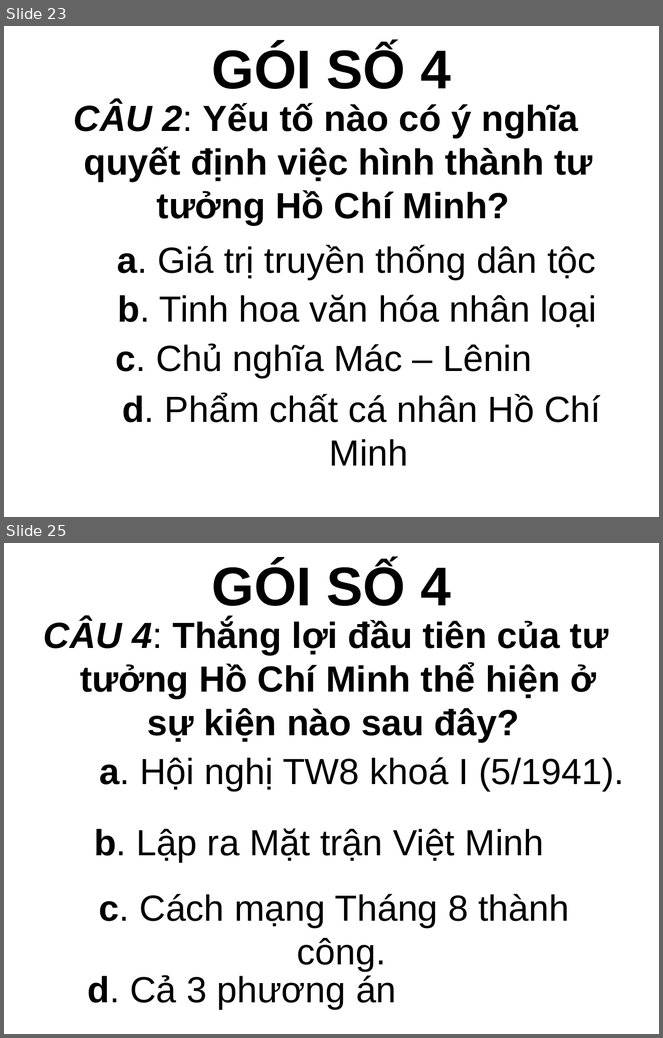
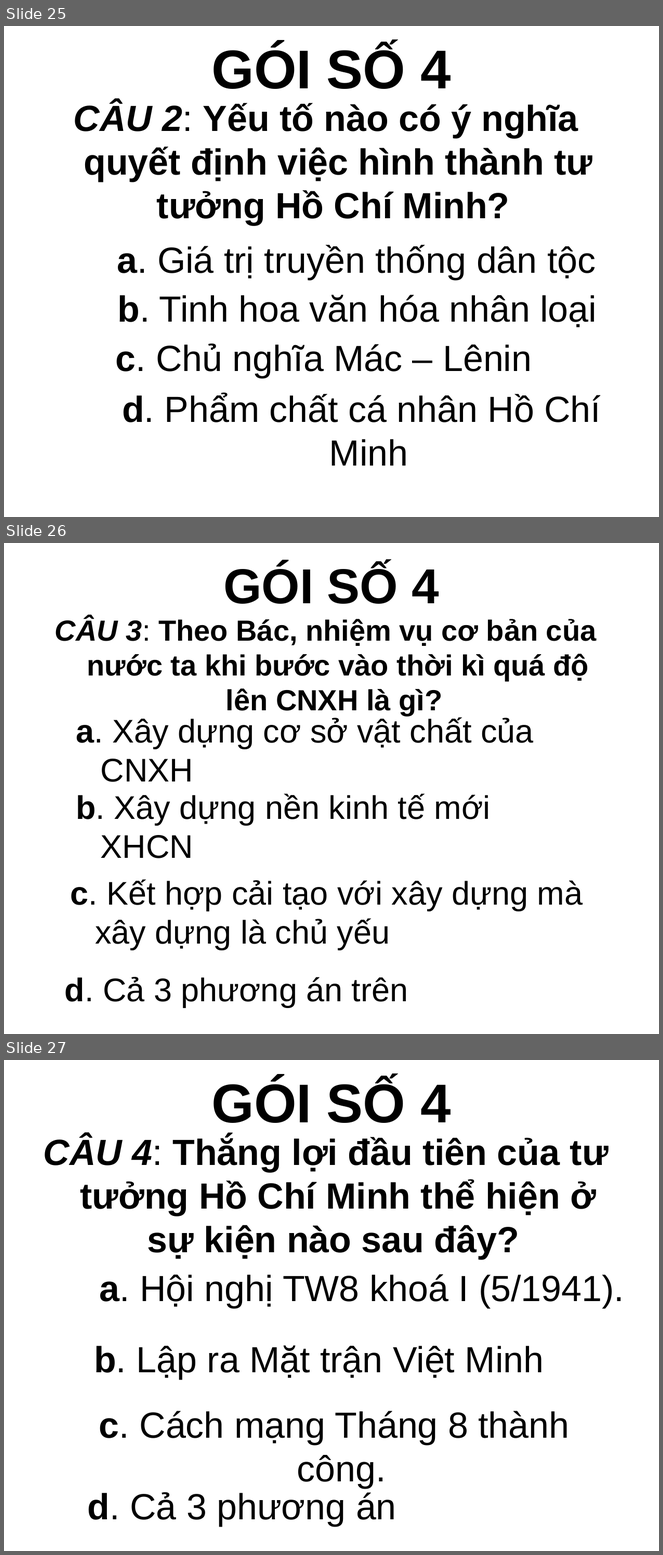
Before and after one commit to huytt/giao-an, a slide deck: hoi_thi.pptx. Shown one above the other, each under a label of ours: slides 23 and 25 before the commit, slides 25, 26 and 27 after it; the slides between them are not shown. The pictures are 663x1038 and 663x1555 pixels, drawn with LibreOffice and Linux fonts; fonts in the diff are those of the drawing; background and template pictures are left out. Boxes give left, top, right and bottom in pixels: in the first picture for what was removed or moved away, otherwise in the second. Text is boxed around its words. In the diff, an @@ line names an element or a change of style, - is before the commit and + after.

```diff
--- a/hoi_thi.pptx
+++ b/hoi_thi.pptx
@@ slide 26 added at (4, 543, 659, 1034), background picture (left out) @@
@@ title added at (224, 564, 439, 604), 54 pt, text #000000, bold @@
+GÓI SỐ 4
@@ text added at (55, 617, 596, 716), 32 pt, text #000000, bold @@
+CÂU 3: Theo Bác, nhiệm vụ cơ bản của nước ta khi bước vào thời kì quá độ lên CNXH là gì?
@@ text added at (76, 717, 534, 782), 36 pt, text #000000 @@
+a. Xây dựng cơ sở vật chất của CNXH
@@ text added at (76, 794, 491, 859), 36 pt, text #000000 @@
+b. Xây dựng nền kinh tế mới XHCN
@@ text added at (71, 879, 583, 950), 36 pt, text #000000 @@
+c. Kết hợp cải tạo với xây dựng mà xây dựng là chủ yếu
@@ text added at (65, 977, 408, 1007), 36 pt, text #000000 @@
+d. Cả 3 phương án trên
@@ what was slide 23 is now slide 25 @@
@@ what was slide 25 is now slide 27 @@
```
Also in this commit, not shown: 1 slide changed, 3 other slides added, 1 slide removed, 26 other files.
